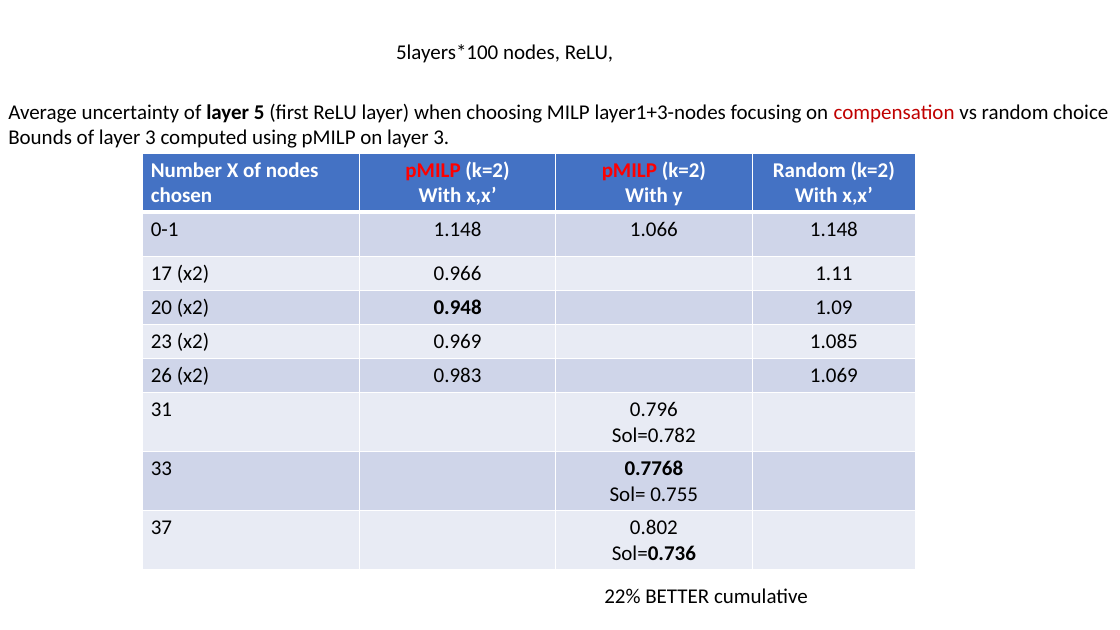
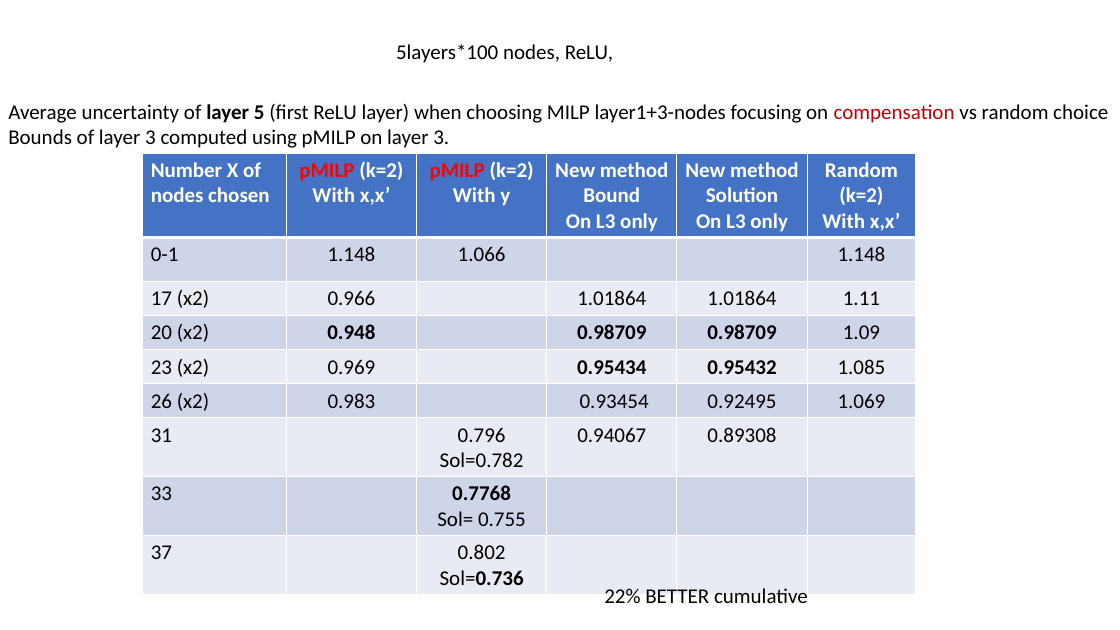
Before and after one commit to blaisegenest/vericompensate, a slide deck: slide 22 of lipschitz/Liptscitz.pptx. Drawn at 1120x630 pixels with LibreOffice and Linux fonts; fonts in the diff are those of the drawing. Boxes give left, top, right and bottom in pixels: in the first picture for what was removed or moved away, otherwise in the second. Text is boxed around its words. In the diff, an @@ line names an element or a change of style, - is before the commit and + after.

Commit message:
update table layer 5

```diff
--- a/lipschitz/Liptscitz.pptx
+++ b/lipschitz/Liptscitz.pptx
@@ table at <box>143,153,916,594</box> @@
+column 4: New method / Bound / On L3 only |  | 1.01864 | 0.98709 | 0.95434 | 0.93454 | 0.94067 |  | 
+column 5: New method / Solution / On L3 only |  | 1.01864 | 0.98709 | 0.95432 | 0.92495 | 0.89308 |  | 
```
